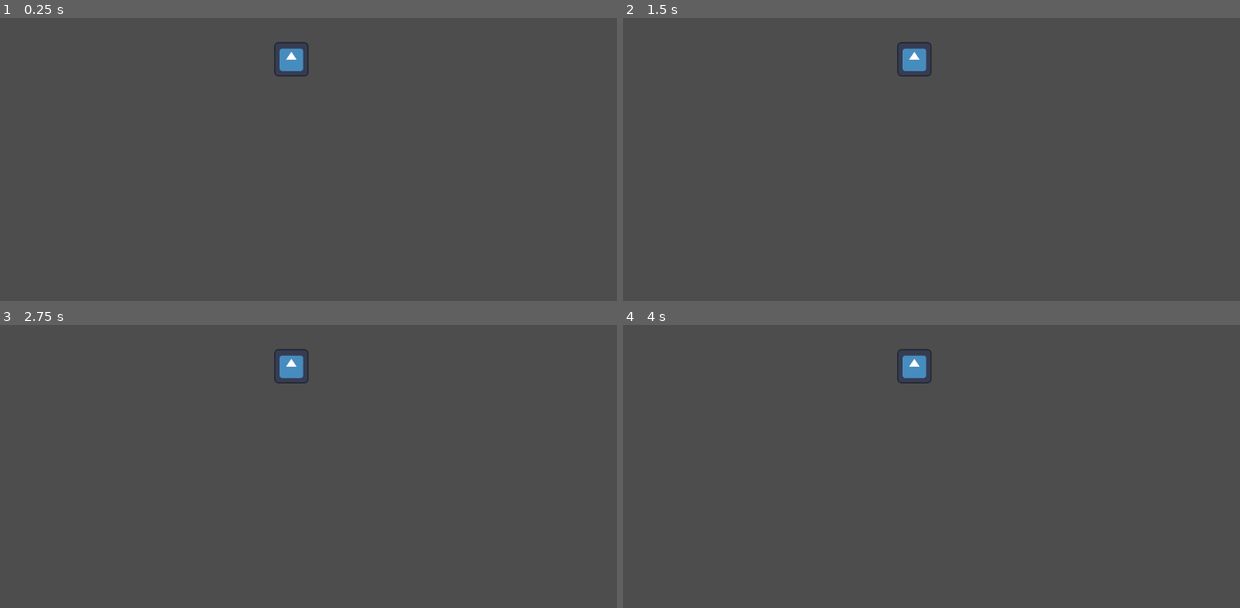
Above: before the commit, frames 1-4 (two rows, left to right).
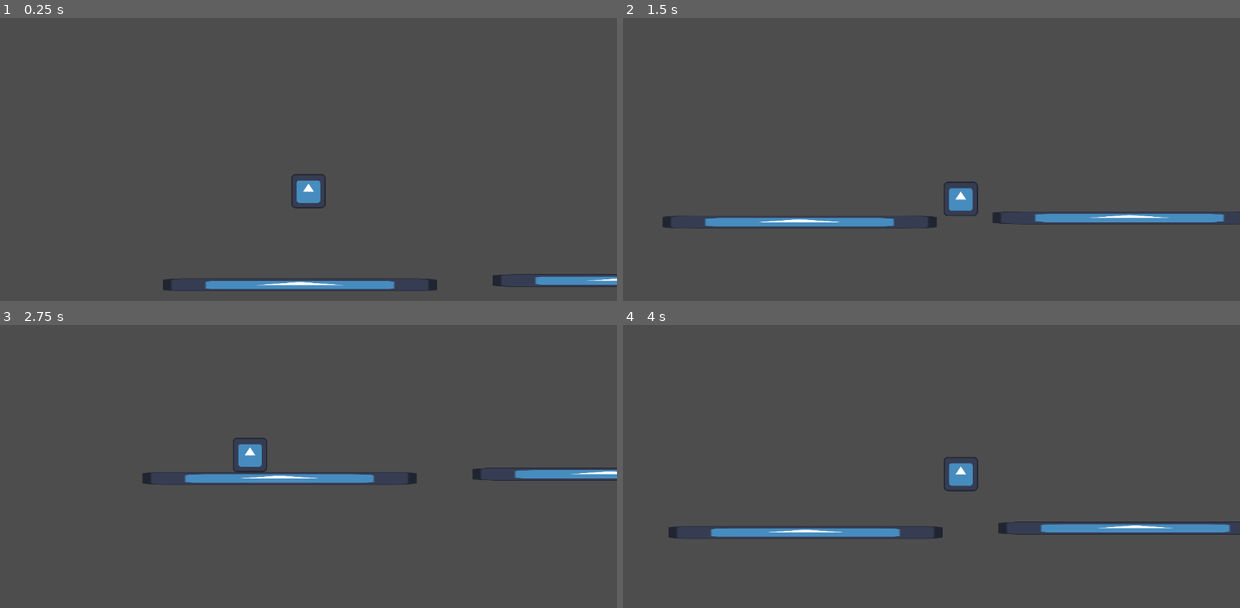
Above: after the commit, the same moments.

Repository: Natasha-13/Underwater-fruit-diver
Game: Godot game, scene res://scenes/level_1.tscn
The game is run twice, just before and just after one commit, with the same random seed, the same clock (stepped at 60 frames per second) and the same inputs. The engine's default icon, where the game draws it, is replaced by a stand-in: a white triangle on a blue panel in a dark square.
Inputs:
- Up to frame 1 (0.25 s): no input
- Up to frame 2 (1.5 s): tap Enter (ui_accept) at 0.5, 0.6, 0.77, 1.07, 1.35 s; hold Right (ui_right) from 0.53 s (still down)
- Up to frame 3 (2.75 s): tap Enter (ui_accept) at 1.52, 1.82, 2.1 s; release Right (ui_right) at 2.03 s; hold Left (ui_left) from 2.03 s (still down)
- Up to frame 4 (4 s): release Left (ui_left) at 2.78 s; hold Right (ui_right) from 2.78 s (still down); tap Enter (ui_accept) at 2.85, 3.02, 3.32, 3.6, 3.77 s

The runs differ from the first frame. In frame 1, 2.6% of the frame differs, in the area x 26-100%, y 8-97%; in frame 2, 3.3%; in frame 3, 2.8%; in frame 4, 3.4%, in the area x 7-100%, y 8-76%.

Commit message:
Made platforms and player can move

Diff:
--- /dev/null
+++ b/prefabs/diver.tscn
@@ -0,0 +1,21 @@
+[gd_scene format=3 uid="uid://dhgti1dp7bth3"]
+
+[ext_resource type="Script" uid="uid://bvwlk6kb00dln" path="res://scripts/diver.gd" id="1_tjub5"]
+[ext_resource type="Texture2D" uid="uid://ciaaqiybuhmrm" path="res://icon.svg" id="2_gevxa"]
+
+[sub_resource type="RectangleShape2D" id="RectangleShape2D_bswci"]
+size = Vector2(64, 64)
+
+[node name="Diver" type="CharacterBody2D" unique_id=543195763]
+script = ExtResource("1_tjub5")
+metadata/_edit_group_ = true
+
+[node name="Sprite2D" type="Sprite2D" parent="." unique_id=1316810122]
+scale = Vector2(0.5, 0.5)
+texture = ExtResource("2_gevxa")
+
+[node name="CollisionShape2D" type="CollisionShape2D" parent="." unique_id=1820275315]
+shape = SubResource("RectangleShape2D_bswci")
+
+[node name="Camera2D" type="Camera2D" parent="." unique_id=944599059]
+position_smoothing_enabled = true
--- a/scenes/level_1.tscn
+++ b/scenes/level_1.tscn
@@ -1,19 +1,51 @@
 [gd_scene format=3 uid="uid://chsekfolhp8nk"]
 
 [ext_resource type="Texture2D" uid="uid://ciaaqiybuhmrm" path="res://icon.svg" id="1_014kd"]
+[ext_resource type="PackedScene" uid="uid://dhgti1dp7bth3" path="res://prefabs/diver.tscn" id="1_bswci"]
 
-[sub_resource type="RectangleShape2D" id="RectangleShape2D_bswci"]
-size = Vector2(64, 64)
+[sub_resource type="RectangleShape2D" id="RectangleShape2D_rus8k"]
+size = Vector2(512, 24)
 
 [node name="level 1" type="Node2D" unique_id=1243688593]
 
-[node name="Diver" type="CharacterBody2D" parent="." unique_id=64437067]
-position = Vector2(544, 96)
+[node name="Diver" parent="." unique_id=543195763 instance=ExtResource("1_bswci")]
+position = Vector2(496, 216)
+
+[node name="Platform" type="StaticBody2D" parent="." unique_id=699825728]
+position = Vector2(480, 368)
 metadata/_edit_group_ = true
 
-[node name="Sprite2D" type="Sprite2D" parent="Diver" unique_id=1080282902]
-scale = Vector2(0.5, 0.5)
+[node name="Sprite2D" type="Sprite2D" parent="Platform" unique_id=329075007]
+position = Vector2(0, 52)
+scale = Vector2(4, 0.1875)
 texture = ExtResource("1_014kd")
 
-[node name="CollisionShape2D" type="CollisionShape2D" parent="Diver" unique_id=1159129744]
-shape = SubResource("RectangleShape2D_bswci")
+[node name="CollisionShape2D" type="CollisionShape2D" parent="Platform" unique_id=1722182753]
+position = Vector2(0, 52)
+shape = SubResource("RectangleShape2D_rus8k")
+
+[node name="Platform2" type="StaticBody2D" parent="." unique_id=389610405]
+position = Vector2(1096, 360)
+metadata/_edit_group_ = true
+
+[node name="Sprite2D" type="Sprite2D" parent="Platform2" unique_id=1510298481]
+position = Vector2(0, 52)
+scale = Vector2(4, 0.1875)
+texture = ExtResource("1_014kd")
+
+[node name="CollisionShape2D" type="CollisionShape2D" parent="Platform2" unique_id=2119927289]
+position = Vector2(0, 52)
+shape = SubResource("RectangleShape2D_rus8k")
+
+[node name="Platform3" type="StaticBody2D" parent="." unique_id=394952413]
+position = Vector2(1664, 304)
+metadata/_edit_group_ = true
+
+[node name="Sprite2D" type="Sprite2D" parent="Platform3" unique_id=600337254]
+position = Vector2(0, 52)
+scale = Vector2(4, 0.1875)
+texture = ExtResource("1_014kd")
+
+[node name="CollisionShape2D" type="CollisionShape2D" parent="Platform3" unique_id=889400958]
+position = Vector2(0, 52)
+shape = SubResource("RectangleShape2D_rus8k")
--- /dev/null
+++ b/scripts/diver.gd
@@ -0,0 +1,34 @@
+extends CharacterBody2D
+
+
+const SPEED = 300.0
+const JUMP_VELOCITY = -400.0
+var start_position = Vector2(500,200)
+
+
+func _physics_process(delta: float) -> void:
+	# Add the gravity.
+	if not is_on_floor():
+		velocity += get_gravity() * delta
+
+	# Handle jump.
+	if Input.is_action_just_pressed("ui_accept") and is_on_floor():
+		velocity.y = JUMP_VELOCITY
+
+	# Get the input direction and handle the movement/deceleration.
+	# As good practice, you should replace UI actions with custom gameplay actions.
+	var direction := Input.get_axis("ui_left", "ui_right")
+	if direction:
+		velocity.x = direction * SPEED
+	else:
+		velocity.x = move_toward(velocity.x, 0, SPEED)
+
+	move_and_slide()
+
+	# handle respawn
+	if position.y > 900:
+		#respawn
+		respawn()
+
+func respawn():
+	position = start_position
Not shown, added: scripts/diver.gd.uid
